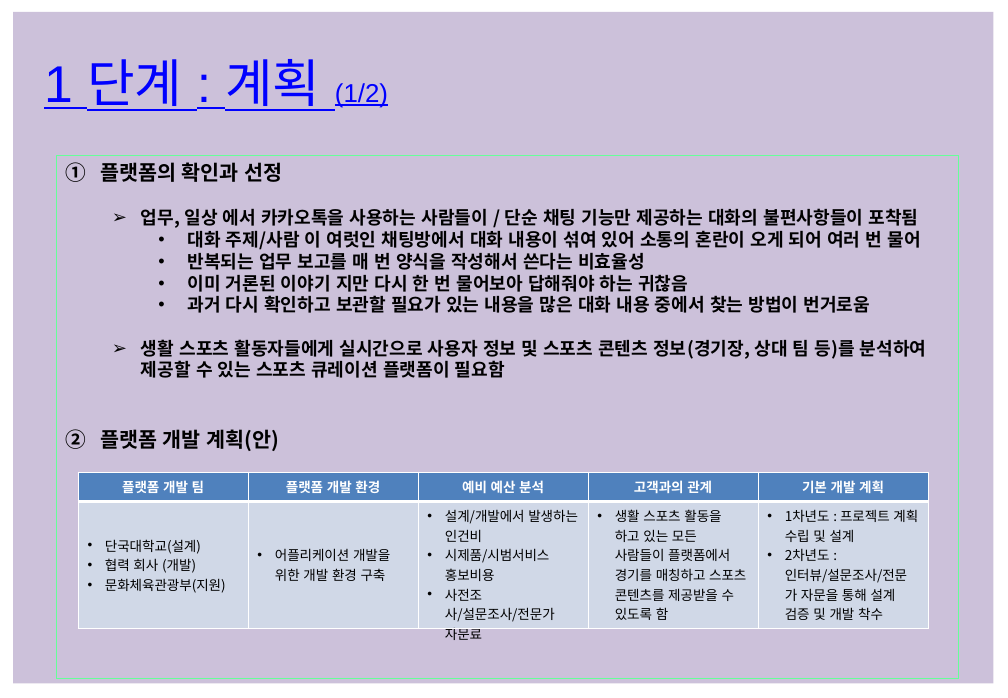
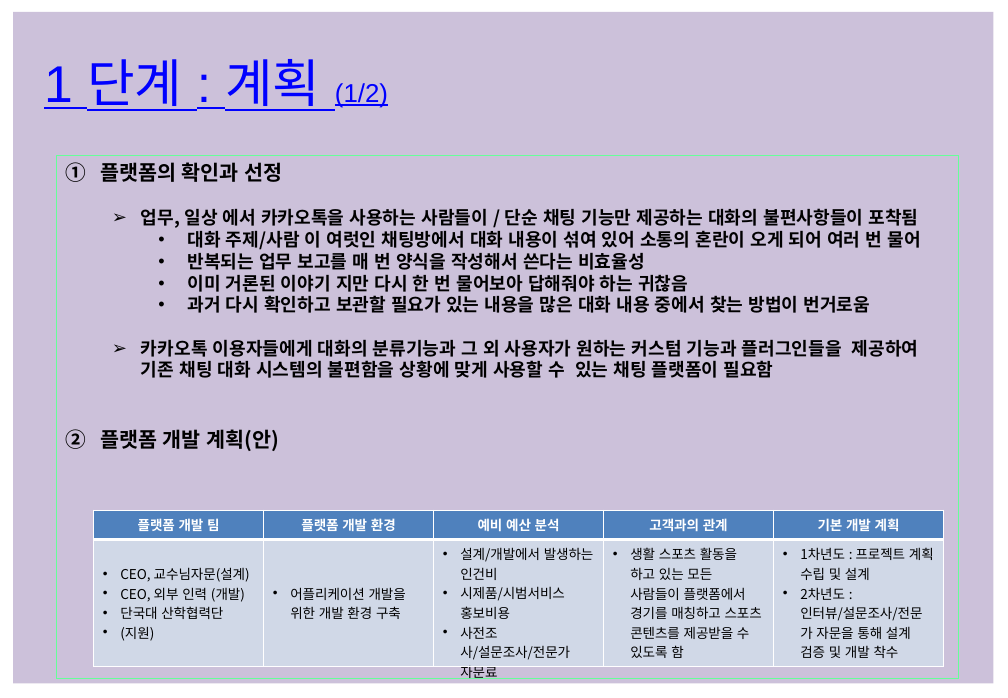
Before and after one commit to eyabc/CEO, a slide deck: slide 3 of 최종보고서 산출물/PDLC 양식.pptx. Drawn at 1008x698 pixels with LibreOffice and Linux fonts; fonts in the diff are those of the drawing. Boxes give left, top, right and bottom in pixels: in the first picture for what was removed or moved away, otherwise in the second. Text is boxed around its words. In the diff, an @@ line names an element or a change of style, - is before the commit and + after.

```diff
--- a/최종보고서 산출물/PDLC 양식.pptx
+++ b/최종보고서 산출물/PDLC 양식.pptx
@@ text in rectangle at (141, 339, 919, 378): text changed @@
-  ➢ 생활 스포츠 활동자들에게 실시간으로 사용자 정보 및 스포츠 콘텐츠 정보(경기장, 상대 팀 등)를 분석하여 제공할 수 있는 스포츠 큐레이션 플랫폼이 필요함
+  ➢ 카카오톡 이용자들에게 대화의 분류기능과 그 외 사용자가 원하는 커스텀 기능과 플러그인들을 제공하여 기존 채팅 대화 시스템의 불편함을 상황에 맞게 사용할 수 있는 채팅 플랫폼이 필요함
@@ table at (94, 510, 946, 683) @@
-row 2, column 1: 단국대학교(설계) / 협력 회사 (개발) / 문화체육관광부(지원)
+row 2, column 1: CEO, 교수님자문(설계) / CEO, 외부 인력 (개발) / 단국대 산학협력단 / (지원)
@@ table: place and size @@
-table at (78, 472, 930, 644)
+table at (94, 510, 946, 683)
```
Also in this commit, not shown: 4 other files.
